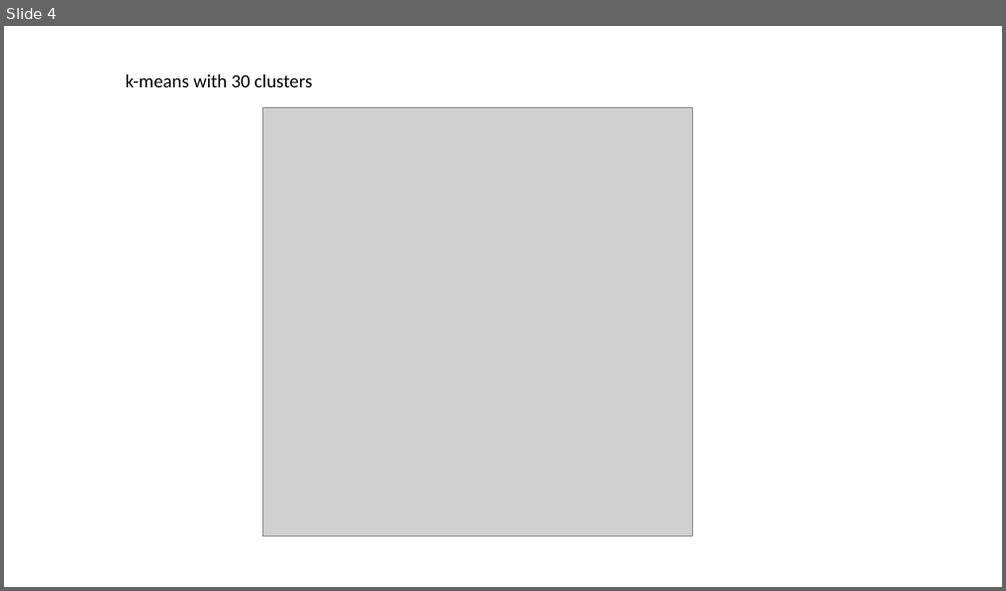
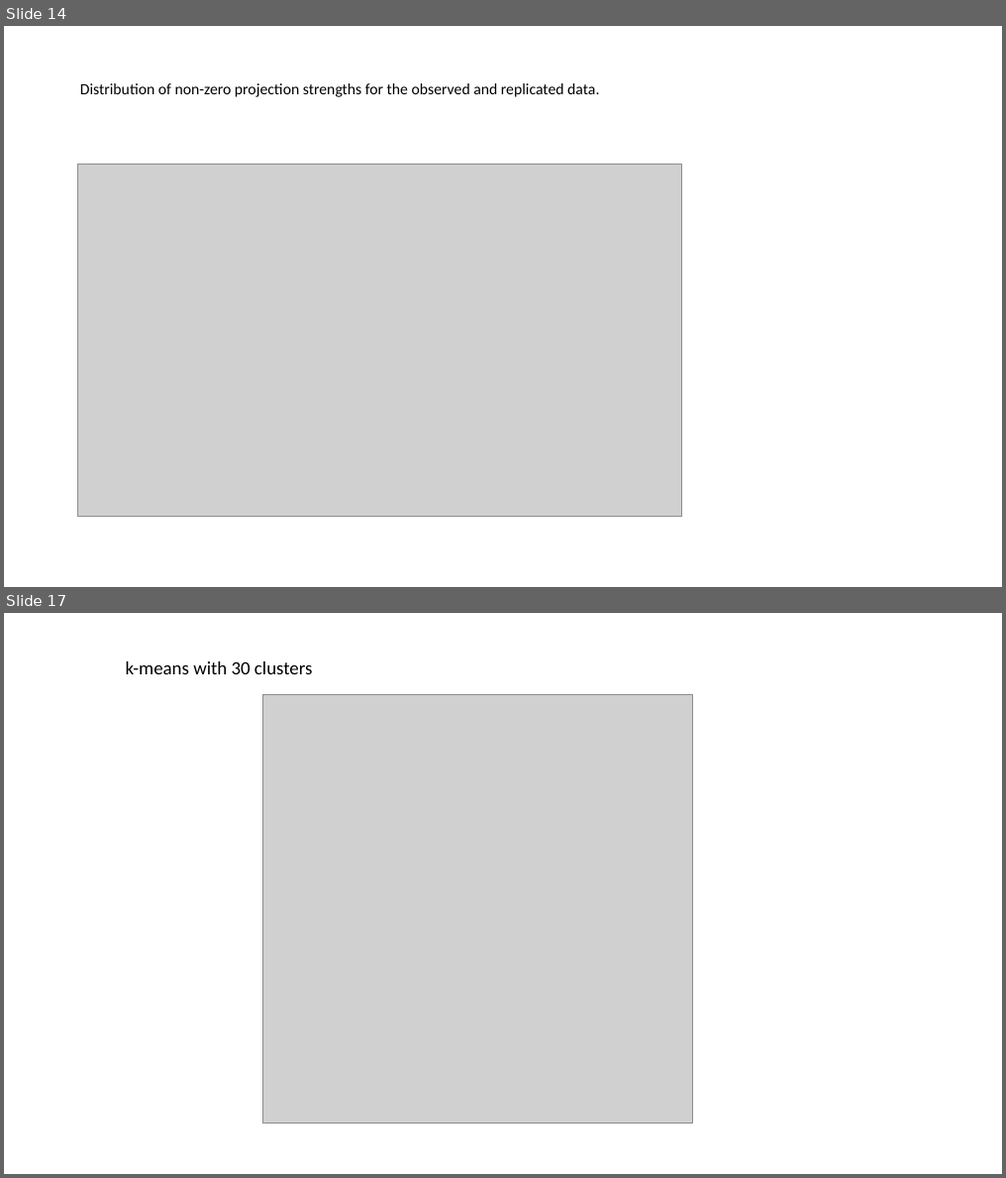
Before and after one commit to jinluliu550/MAPseq_analysis, a slide deck: jinlu/EC.pptx. Shown one above the other, each under a label of ours: slide 4 before the commit, slides 14 and 17 after it; the slides between them are not shown. The pictures are 1006x591 and 1006x1178 pixels, drawn with LibreOffice and Linux fonts; fonts in the diff are those of the drawing; grey boxes stand for pictures. Boxes give left, top, right and bottom in pixels: in the first picture for what was removed or moved away, otherwise in the second. Text is boxed around its words. In the diff, an @@ line names an element or a change of style, - is before the commit and + after.

```diff
--- a/jinlu/EC.pptx
+++ b/jinlu/EC.pptx
@@ slide 14 added at [4, 26, 1002, 587], background #FFFFFF @@
@@ title added at [80, 83, 599, 97], 15 pt, text #000000 @@
+Distribution of non-zero projection strengths for the observed and replicated data.
@@ picture added at [78, 165, 681, 516] @@
@@ what was slide 4 is now slide 17 @@
```
Also in this commit, not shown: 18 other slides added, 3 slides removed, 25 other files.
